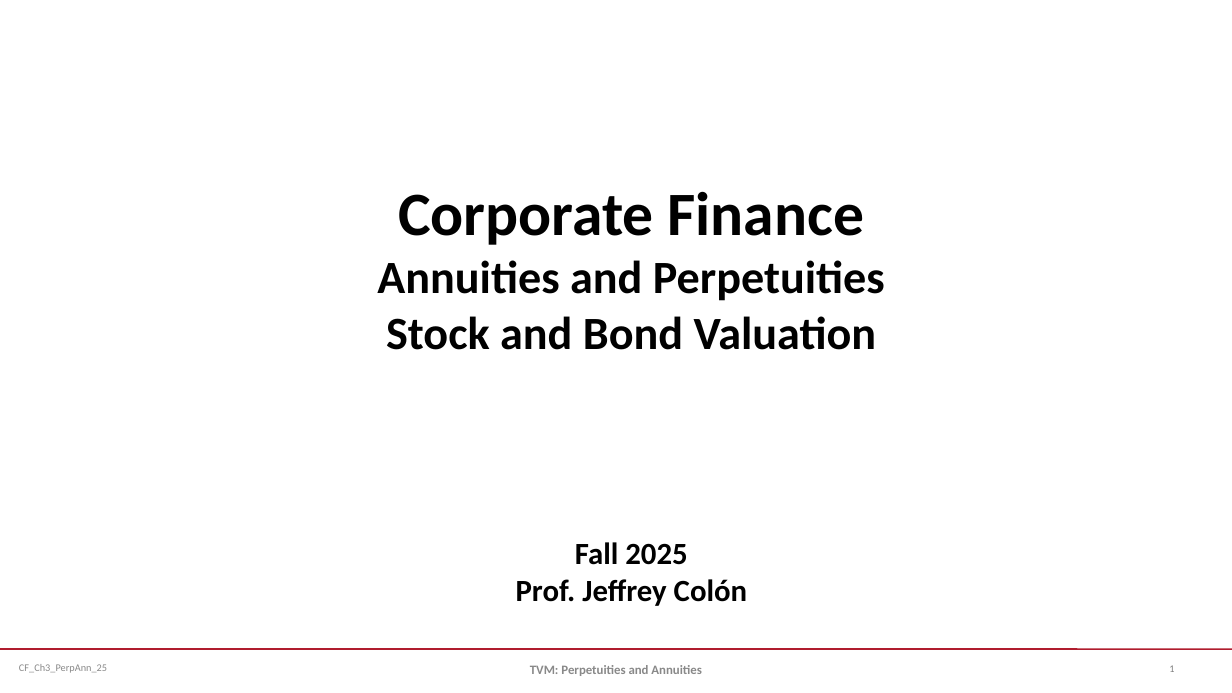
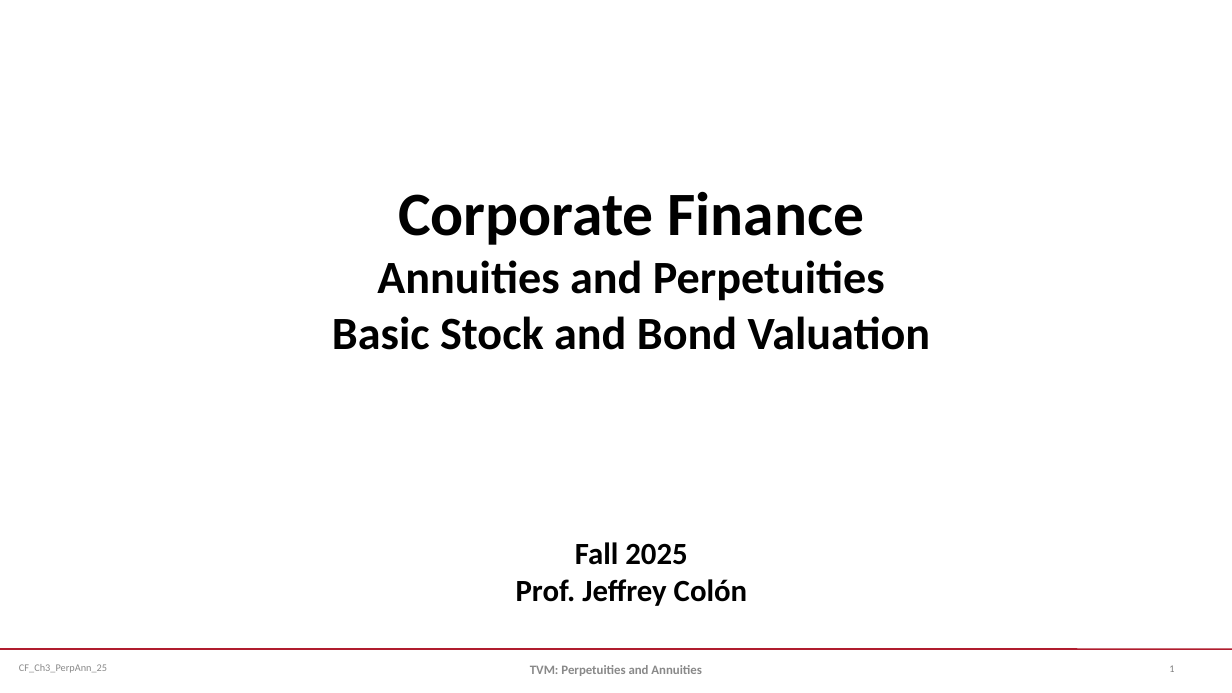
Before and after one commit to jmc877/Corporate-Finance, a slide deck: slide 1 of slides/CF_Ch3_PerpAnn_25.pptx. Drawn at 1232x693 pixels with LibreOffice and Linux fonts; fonts in the diff are those of the drawing. Boxes give left, top, right and bottom in pixels: in the first picture for what was removed or moved away, otherwise in the second. Text is boxed around its words. In the diff, an @@ line names an element or a change of style, - is before the commit and + after.

```diff
--- a/slides/CF_Ch3_PerpAnn_25.pptx
+++ b/slides/CF_Ch3_PerpAnn_25.pptx
@@ text at [332, 316, 931, 350]: text changed @@
-Stock and Bond Valuation
+Basic Stock and Bond Valuation
```
Also in this commit, not shown: 3 other files.
